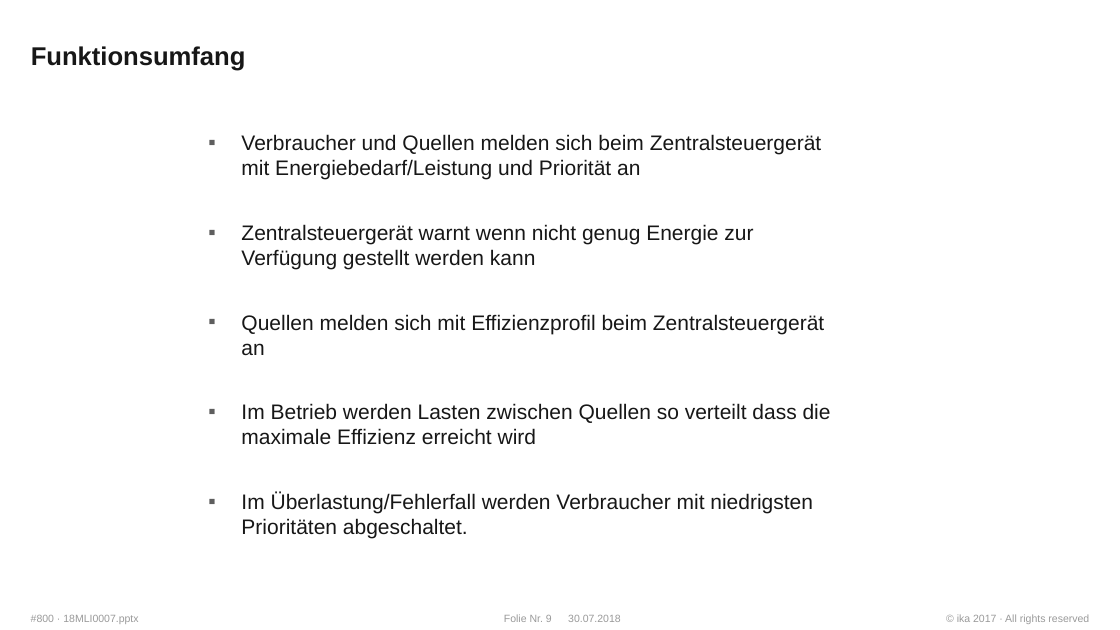
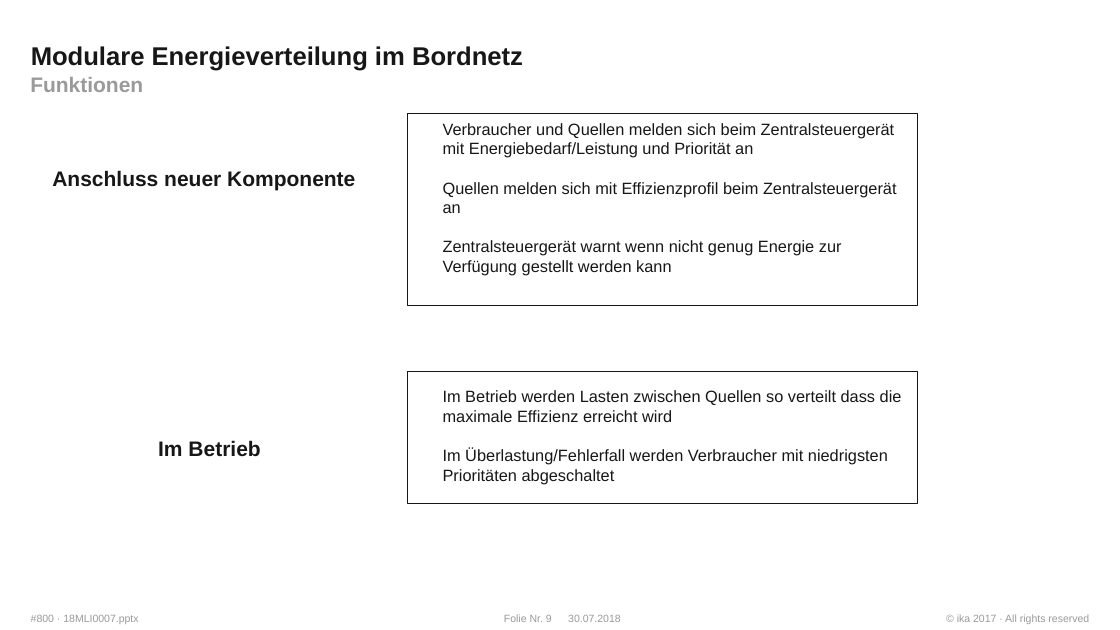
Before and after one commit to WhR4Ven/Diss_Dokument, a slide deck: slide 9 of Themenstellung.pptx. Drawn at 1120x630 pixels with LibreOffice and Linux fonts; fonts in the diff are those of the drawing; background and template pictures are left out. Boxes give left, top, right and bottom in pixels: in the first picture for what was removed or moved away, otherwise in the second. Text is boxed around its words. In the diff, an @@ line names an element or a change of style, - is before the commit and + after.

```diff
--- a/Themenstellung.pptx
+++ b/Themenstellung.pptx
@@ title at (x1=31, y1=46, x2=523, y2=71): text changed @@
-Funktionsumfang
+Modulare Energieverteilung im Bordnetz
@@ text added at (x1=30, y1=77, x2=143, y2=92), 18 pt, text #9A9A9A, bold @@
+Funktionen
@@ rectangle added at (x1=408, y1=113, x2=918, y2=305), outline #171717 1 pt @@
@@ text removed at (x1=241, y1=134, x2=831, y2=538) @@
-▪ Verbraucher und Quellen melden sich beim Zentralsteuergerät mit Energiebedarf/Leistung und Priorität an
-▪ Zentralsteuergerät warnt wenn nicht genug Energie zur Verfügung gestellt werden kann
-▪ Quellen melden sich mit Effizienzprofil beim Zentralsteuergerät an
-▪ Im Betrieb werden Lasten zwischen Quellen so verteilt dass die maximale Effizienz erreicht wird
-▪ Im Überlastung/Fehlerfall werden Verbraucher mit niedrigsten Prioritäten abgeschaltet.
@@ text added at (x1=443, y1=123, x2=897, y2=276), 14 pt, text #171717 @@
+Verbraucher und Quellen melden sich beim Zentralsteuergerät mit Energiebedarf/Leistung und Priorität an
+Quellen melden sich mit Effizienzprofil beim Zentralsteuergerät an
+Zentralsteuergerät warnt wenn nicht genug Energie zur Verfügung gestellt werden kann
@@ text added at (x1=52, y1=170, x2=355, y2=191), 18 pt, text #171717, bold @@
+Anschluss neuer Komponente
@@ rectangle added at (x1=408, y1=371, x2=918, y2=503), outline #171717 1 pt @@
@@ text added at (x1=443, y1=390, x2=902, y2=484), 14 pt, text #171717 @@
+Im Betrieb werden Lasten zwischen Quellen so verteilt dass die maximale Effizienz erreicht wird
+Im Überlastung/Fehlerfall werden Verbraucher mit niedrigsten Prioritäten abgeschaltet
@@ text added at (x1=158, y1=440, x2=260, y2=457), 18 pt, text #171717, bold @@
+Im Betrieb
```
Also in this commit, not shown: 3 other slides changed, 5 slides added, 2 slides removed.
